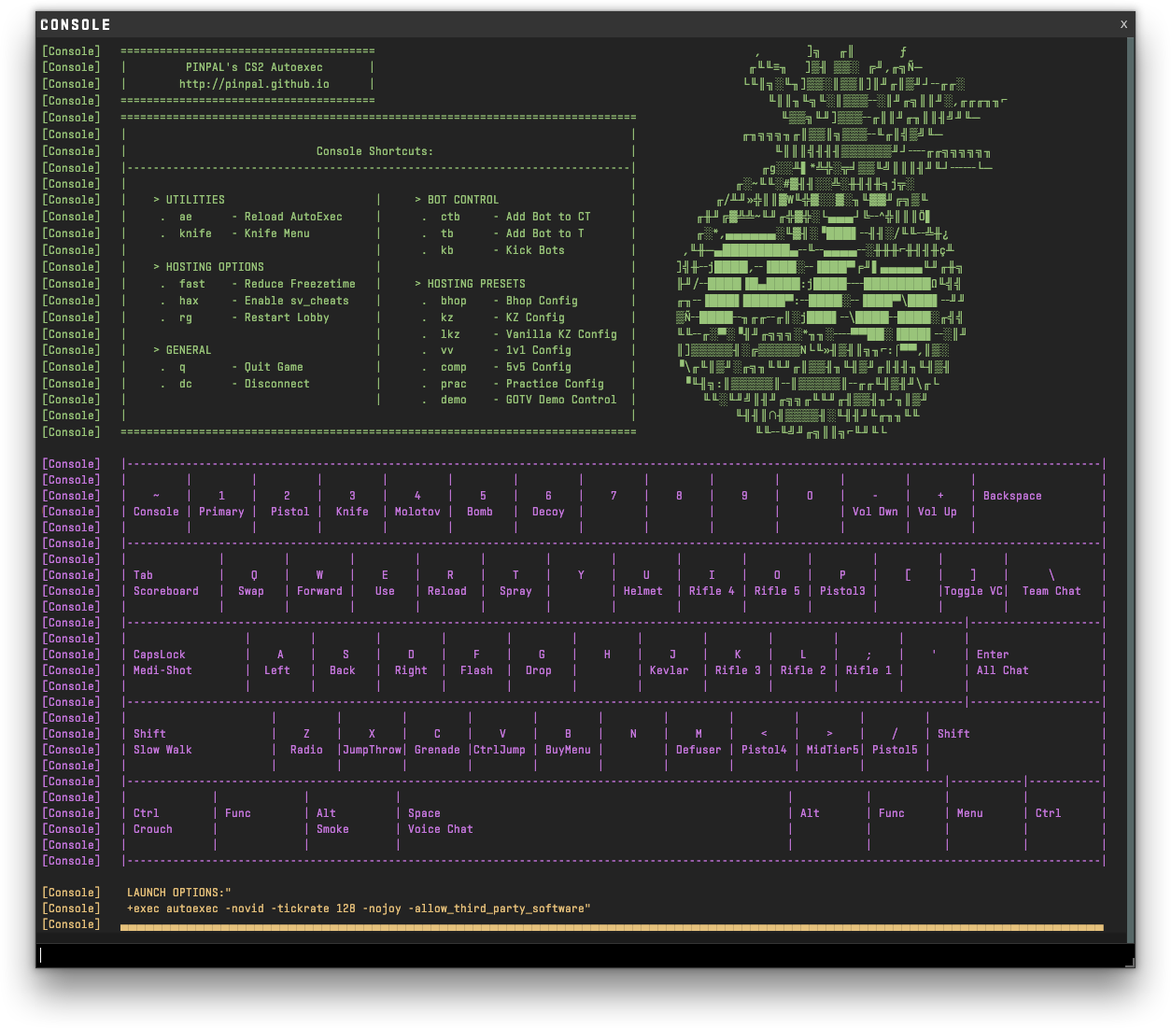
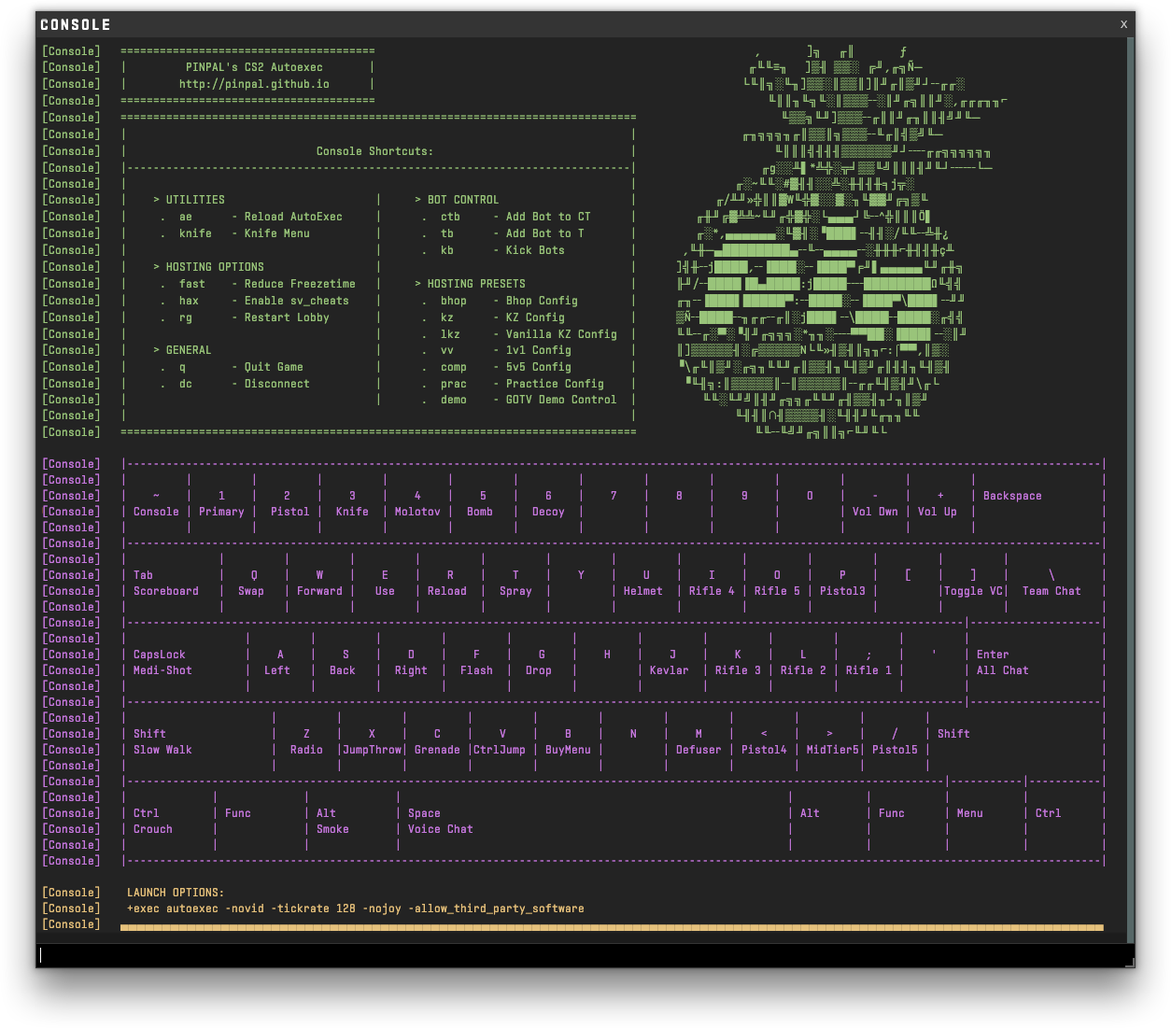
Two versions of the same layered image (1171 × 1028). Layer-by-layer changes:
painted on "Console Text" over [225, 887, 591, 908]
